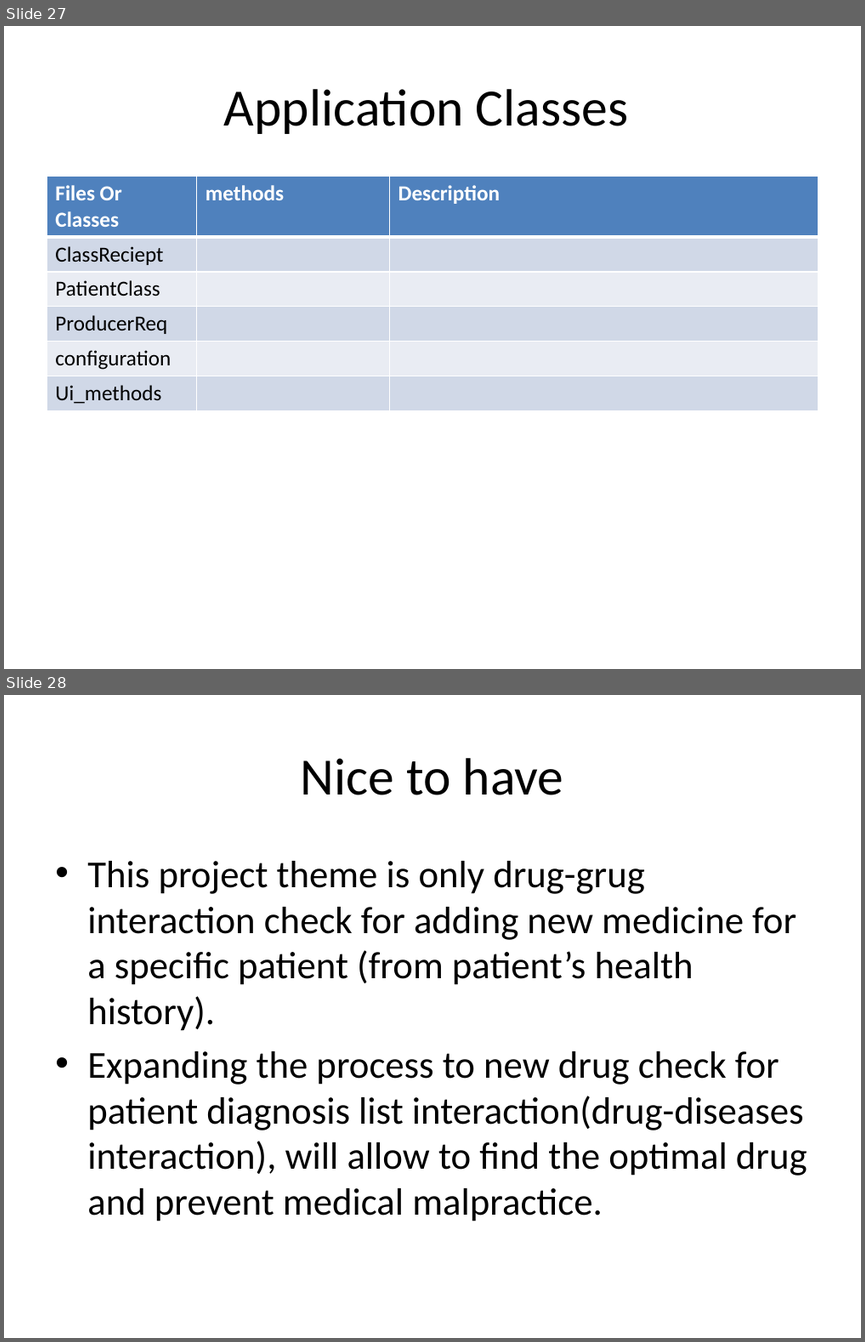
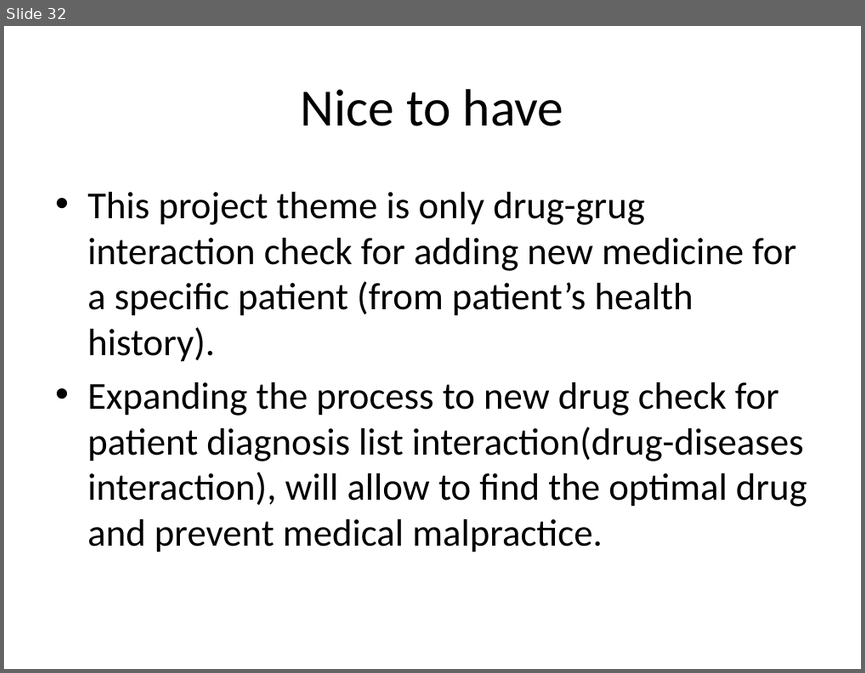
Before and after one commit to katkovOlga/nayaProject, a slide deck: FinalProject.pptx. Shown one above the other, each under a label of ours: slides 27 and 28 before the commit, slide 32 after it. The pictures are 865x1342 and 865x673 pixels, drawn with LibreOffice and Linux fonts; fonts in the diff are those of the drawing. Boxes give left, top, right and bottom in pixels: in the first picture for what was removed or moved away, otherwise in the second. Text is boxed around its words. In the diff, an @@ line names an element or a change of style, - is before the commit and + after.

```diff
--- a/FinalProject.pptx
+++ b/FinalProject.pptx
@@ slide 27 removed at (x1=4, y1=26, x2=861, y2=669), background #FFFFFF @@
@@ title removed at (x1=224, y1=89, x2=628, y2=134) @@
-Application Classes
@@ table removed at (x1=46, y1=176, x2=818, y2=410), 6 rows, 3 columns @@
-Files Or Classes | methods | Description
-ClassReciept |  | 
-PatientClass |  | 
-ProducerReq |  | 
-configuration |  | 
-Ui_methods |  | 
@@ what was slide 28 is now slide 32 @@
```
Also in this commit, not shown: 4 slides changed, 5 slides added, 2 other files.
